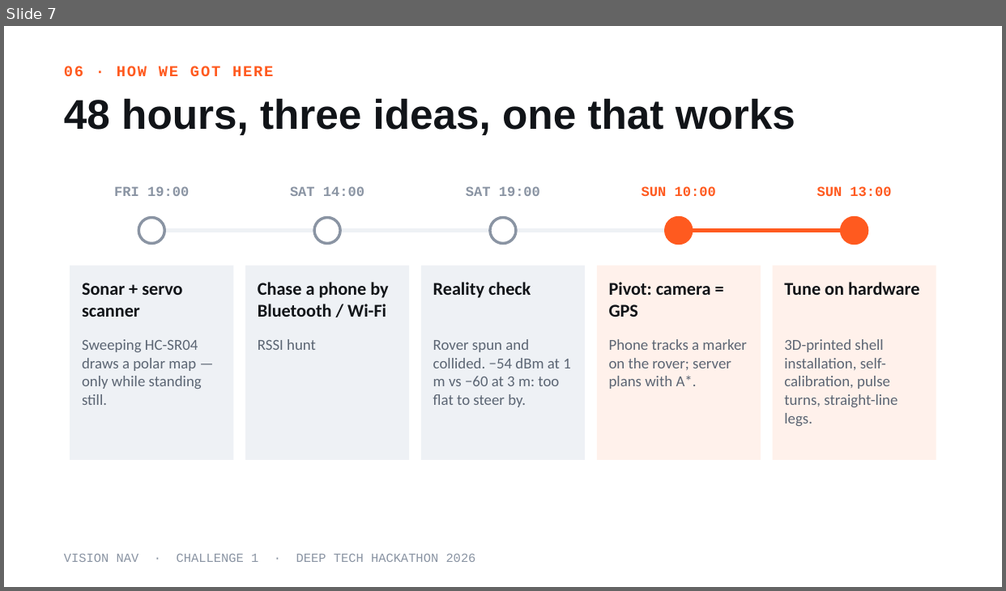
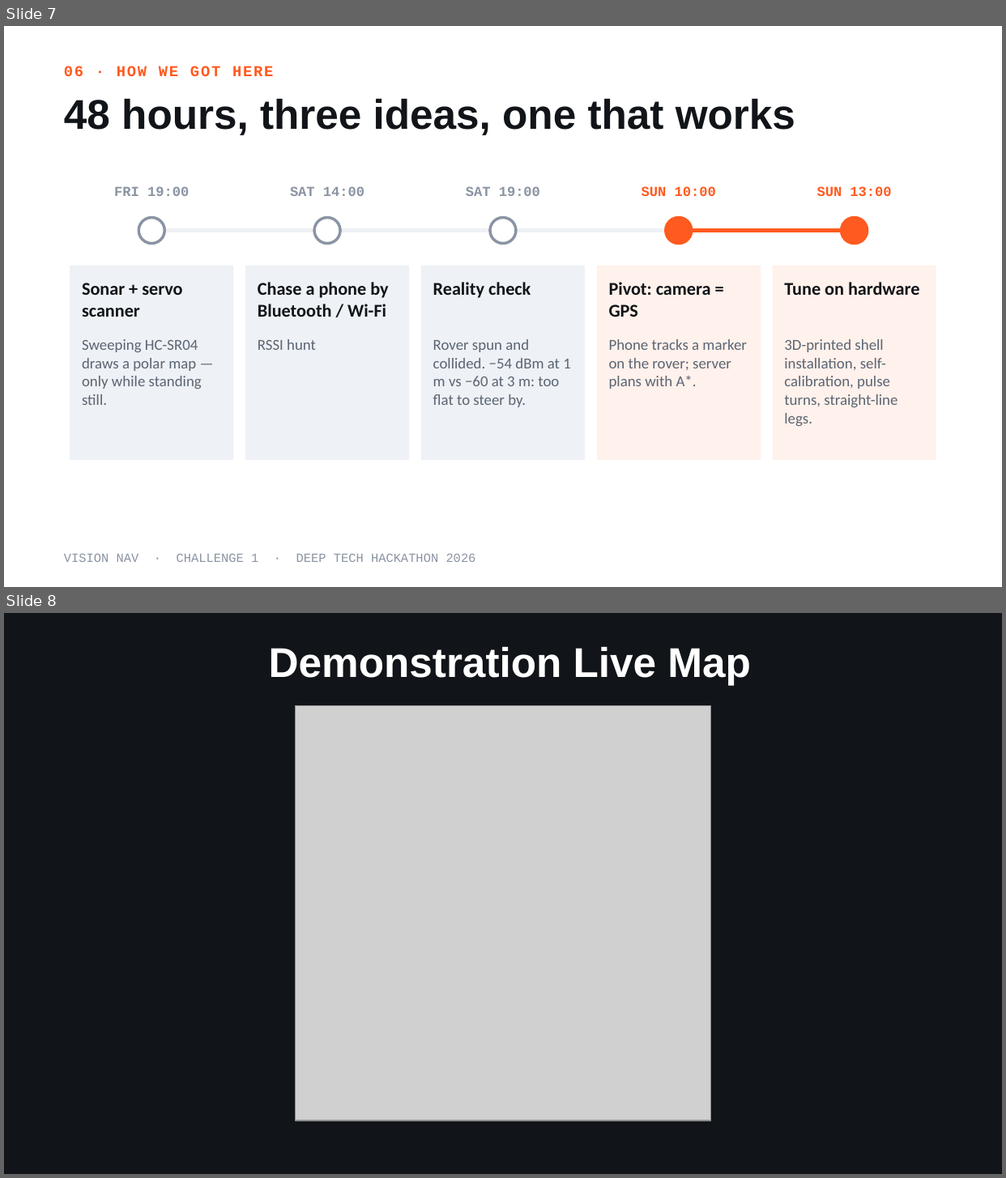
Before and after one commit to MainTechAI/Deep-Tech-Hackathon, a slide deck: CoolRover_presentation.pptx. Shown one above the other, each under a label of ours: slide 7 before the commit, slides 7 and 8 after it. The pictures are 1006x591 and 1006x1178 pixels, drawn with LibreOffice and Linux fonts; fonts in the diff are those of the drawing; grey boxes stand for pictures. Boxes give left, top, right and bottom in pixels: in the first picture for what was removed or moved away, otherwise in the second. Text is boxed around its words. In the diff, an @@ line names an element or a change of style, - is before the commit and + after.

Commit message:
{resentation + video

```diff
--- a/CoolRover_presentation.pptx
+++ b/CoolRover_presentation.pptx
@@ slide 8 added at (x1=4, y1=613, x2=1002, y2=1174), background #111418 @@
@@ text added at (x1=269, y1=646, x2=751, y2=685), 30 pt, text #FFFFFF, bold @@
+Demonstration Live Map
@@ picture added at (x1=296, y1=706, x2=710, y2=1121) @@
```
